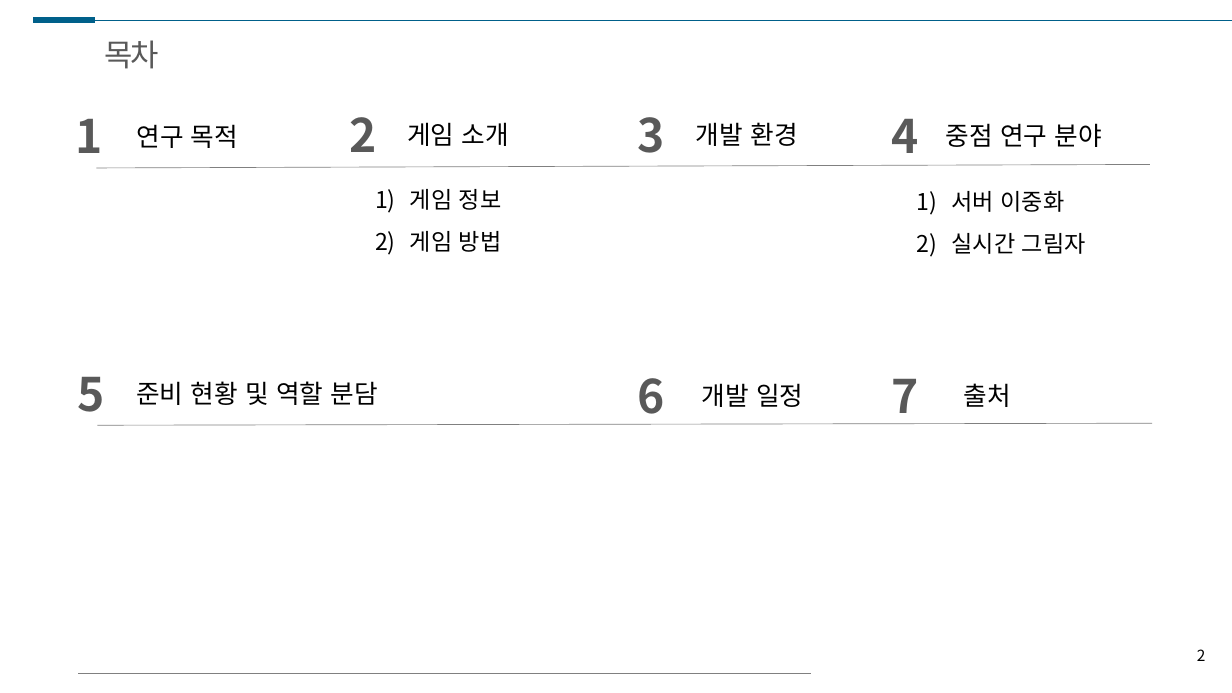
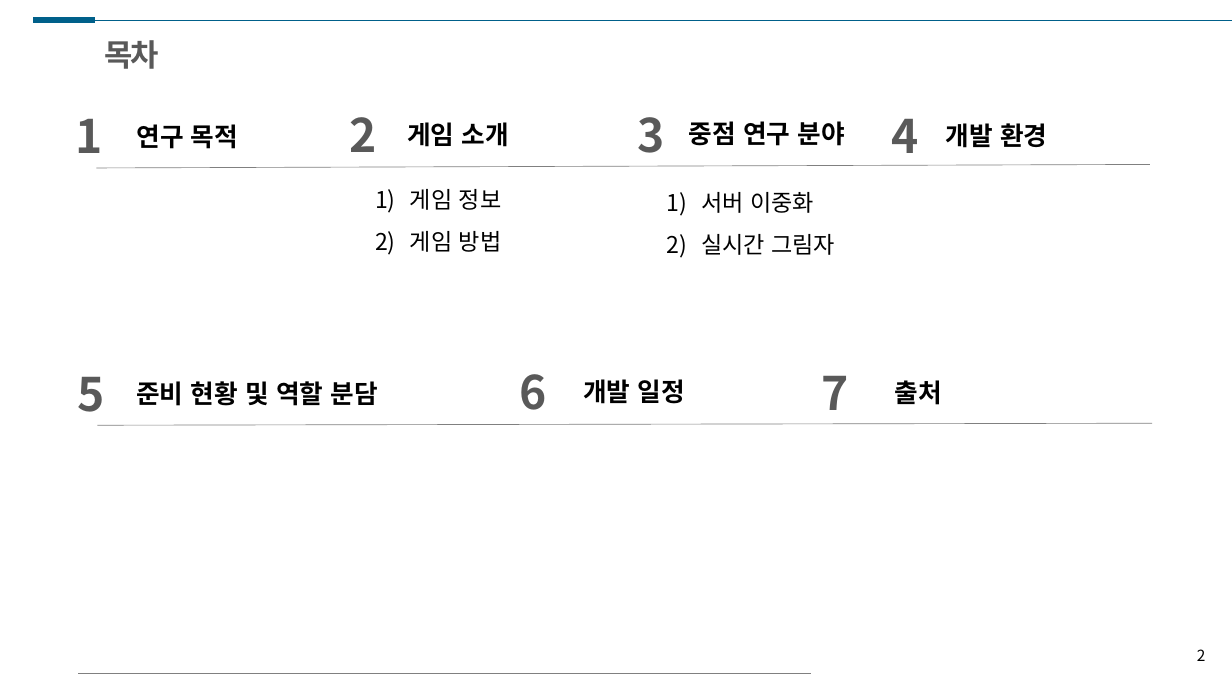
Before and after one commit to kiption/XD, a slide deck: slide 2 of 졸작_기획/[수정][제안서] Revenger_김승환_허재성_이세철.pptx. Drawn at 1232x693 pixels with LibreOffice and Linux fonts; fonts in the diff are those of the drawing. Boxes give left, top, right and bottom in pixels: in the first picture for what was removed or moved away, otherwise in the second. Text is boxed around its words. In the diff, an @@ line names an element or a change of style, - is before the commit and + after.

```diff
--- a/졸작_기획/[수정][제안서] Revenger_김승환_허재성_이세철.pptx
+++ b/졸작_기획/[수정][제안서] Revenger_김승환_허재성_이세철.pptx
@@ text at <box>689,121,845,146</box>: text changed; bold on @@
-개발 환경
+중점 연구 분야
@@ text at <box>946,123,1047,148</box>: text changed; bold on @@
-중점 연구 분야
+개발 환경
@@ text "서버 이중화": place and size @@
-text "서버 이중화" at <box>952,191,1086,254</box>
+text "서버 이중화" at <box>701,192,835,255</box>
@@ text "6" rewrapped from <box>638,378,665,425</box> to <box>519,374,546,410</box> @@
@@ bold on in 5 elements at <box>104,40,159,69</box>, <box>407,122,509,147</box>, <box>136,381,378,406</box>, <box>895,380,942,405</box>, <box>583,379,684,404</box> @@
@@ text "개발 일정": place and size @@
-text "개발 일정" at <box>702,383,803,407</box>
+text "개발 일정" at <box>583,379,684,404</box>
@@ text "7" rewrapped from <box>891,379,918,424</box> to <box>822,376,849,410</box> @@
@@ text "출처": place and size @@
-text "출처" at <box>964,383,1011,407</box>
+text "출처" at <box>895,380,942,405</box>
```
Also in this commit, not shown: 14 other slides changed, 1 slide removed.
